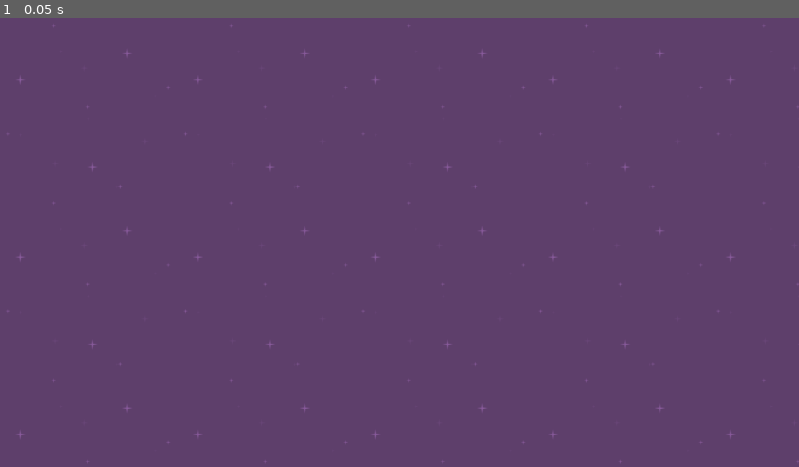
Above: before the commit, frame 1.
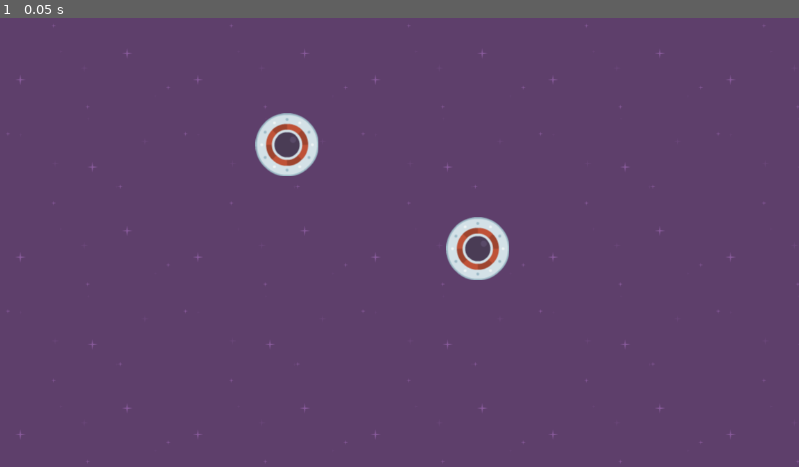
Above: after the commit, the same moment.

Repository: vslayer34/Speedy-Saucer
Game: Godot game, scene res://level_1.tscn
The game is run twice, just before and just after one commit, with the same random seed, the same clock (stepped at 60 frames per second) and the same inputs.
Inputs:
- Up to frame 1 (0.05 s): no input

The runs differ from the first frame. In frame 1, 1.5% of the frame differs, in the area x 31-64%, y 21-59%.

Commit message:
Instantziated player inside the level 1 scene

Diff:
--- a/level_1.tscn
+++ b/level_1.tscn
@@ -1,6 +1,7 @@
-[gd_scene load_steps=2 format=3 uid="uid://dkhrha4qsu4ld"]
+[gd_scene load_steps=3 format=3 uid="uid://dkhrha4qsu4ld"]
 
 [ext_resource type="Texture2D" uid="uid://bupx2pbt8bvpf" path="res://Assets/Background/purple.png" id="1_qln5c"]
+[ext_resource type="PackedScene" uid="uid://cxspohjq0gya0" path="res://player.tscn" id="2_klwd8"]
 
 [node name="Level1" type="Node2D"]
 
@@ -9,3 +10,9 @@
 offset_bottom = 648.0
 texture = ExtResource("1_qln5c")
 stretch_mode = 1
+
+[node name="Player" parent="." instance=ExtResource("2_klwd8")]
+position = Vector2(414, 183)
+
+[node name="Player2" parent="." instance=ExtResource("2_klwd8")]
+position = Vector2(689, 333)
